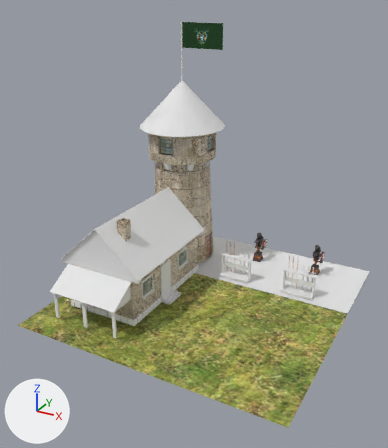
An edit to the FBX model March Death/Assets/Models/Buildings/ELF/BARRACKS/Elf-Barracks.fbx, drawn before and after from the same camera.
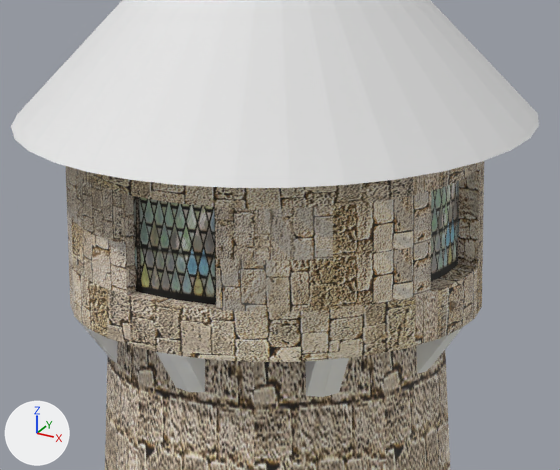
The first picture shows the older version from a camera (50 mm lens) standing at (9.73, -19.13, 13.04) and looking at (-0.22, -1.04, 4.0). The close-ups show both versions on the part from 35% to 59% of the width and 24% to 41% of the height of that picture; other places that the commit changed are outside them. Arrows for +X, +Y and +Z are at lower left; the lights stay in place. Where no turn or scale is listed for an object, it has been applied to the vertices. Vertices at the same position are counted once.

In view in the first close-up: 'Torre', 'Torre_Maderas', 'Torre_Tejado', 'Torre_Ventana1', 'Torre_Ventana2'.
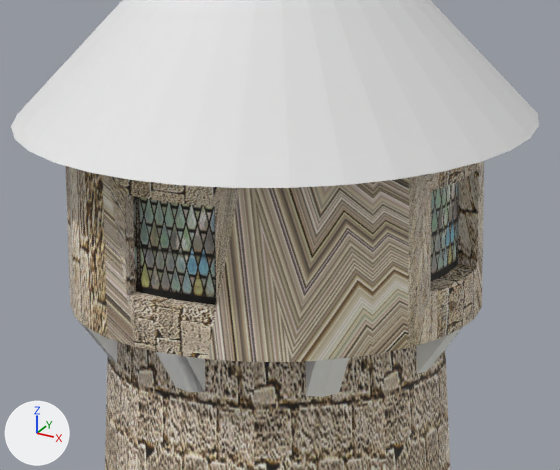
Boxes [x1, y1, x2, y2] around the edits, measured in the close-ups (560 x 470 px):
```json
{"part": 1, "of": "me_cylinder", "change": "deleted", "before": [66, 161, 484, 470]}
```

The change, as JSON lines over the scene's bpy script:
```json
{"block": "me_cylinder", "where": "# used by ob_torre; location = (-3.236, 3.263, 2.803)"}
{"op": "remove", "block": "me_cylinder", "code": "me_cylinder.from_pydata(...)  # 836 vertices, 642 faces; spans x -1.65..1.65, y -1.65..1.65, z -2.64..4.23"}
{"op": "add", "block": "me_cylinder", "code": "me_cylinder.from_pydata(...)  # 229 vertices, 100 faces; spans x -1.65..1.65, y -1.65..1.65, z -2.64..4.23"}
{"block": "me_cylinder", "change": "me_cylinder part 1: 607 vertices removed from x -1.65..1.65, y -1.65..1.65, z -2.64..4.23"}
```
